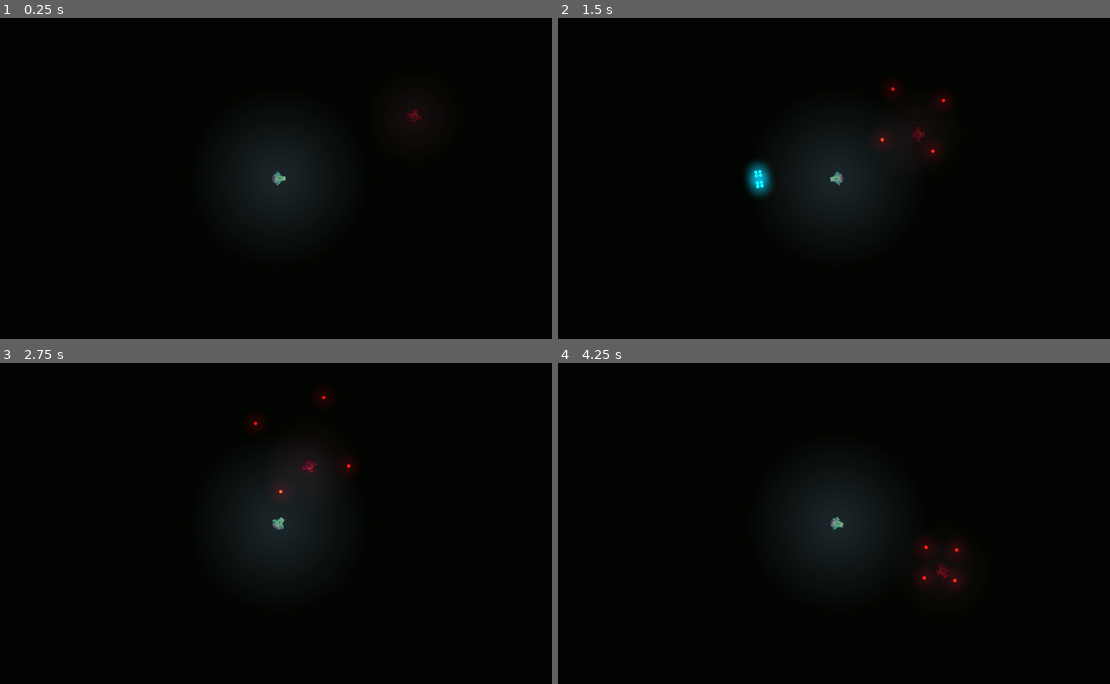
Above: before the commit, frames 1-4 (two rows, left to right).
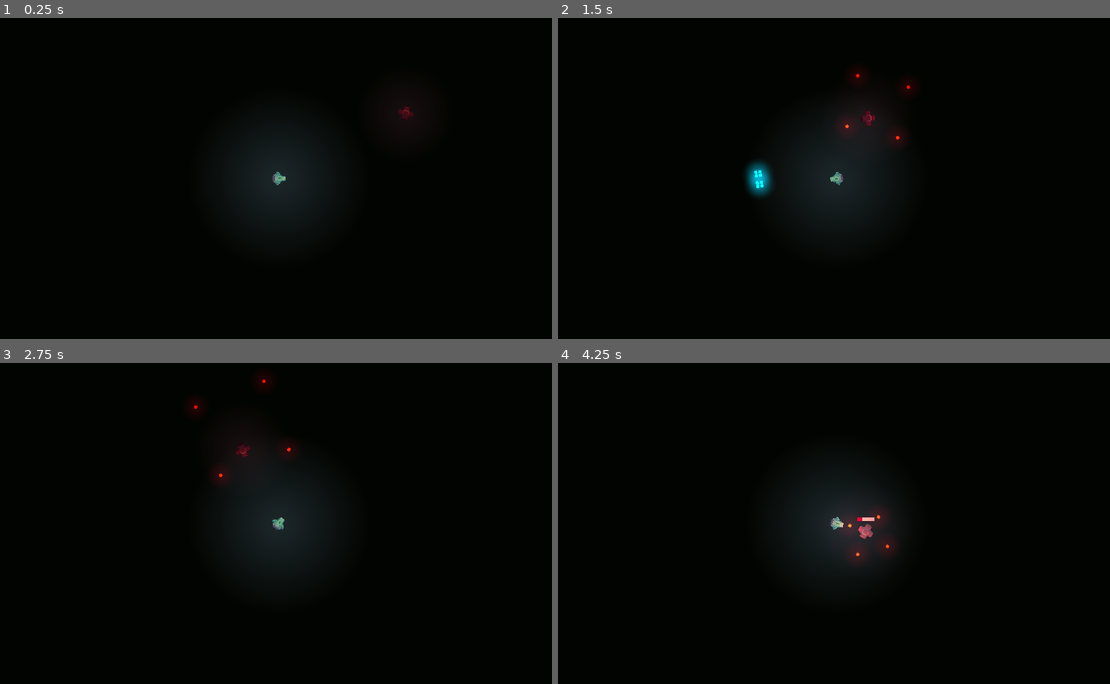
Above: after the commit, the same moments.

Repository: thggs/PeriodicStruggle
Game: Godot game, scene res://scenes/main.tscn
The game is run twice, just before and just after one commit, with the same random seed, the same clock (stepped at 60 frames per second) and the same inputs.
Inputs (mouse positions are in pixels of both pictures, inside the frame that each line leads up to):
- Up to frame 1 (0.25 s): no input
- Up to frame 2 (1.5 s): tap Enter at 0.5 s; move the mouse to (960, 162) at 0.52 s; hold D (move_right) 0.53-1.28 s; tap Space (shoot) at 0.6, 1.35 s; move the mouse to (723, 194) at 1.27 s; hold Down (move_down) from 1.28 s (still down)
- Up to frame 3 (2.75 s): move the mouse to (336, 452) at 2.02 s; release Down (move_down) at 2.03 s; hold D (move_right) from 2.03 s (still down); tap Space (shoot) at 2.1 s
- Up to frame 4 (4.25 s): move the mouse to (806, 587) at 2.77 s; release D (move_right) at 2.78 s; hold W (move_up) 2.78-3.53 s; tap Space (shoot) at 2.85, 3.6 s; move the mouse to (1010, 571) at 3.52 s; hold Left (move_left) from 3.53 s (still down)

The runs differ from the first frame. In frame 1, 0.1% of the frame differs, in the area x 72-77%, y 27-33%; in frame 2, 0.7%; in frame 3, 0.6%; in frame 4, 1.6%, in the area x 49-74%, y 45-71%.

Commit message:
FIx git cache

Diff:
--- a/scenes/prefabs/player.tscn
+++ b/scenes/prefabs/player.tscn
@@ -14,7 +14,7 @@
 [sub_resource type="CapsuleShape2D" id="CapsuleShape2D_btcpf"]
 height = 24.0
 
-[node name="CharacterBody2D" type="CharacterBody2D"]
+[node name="CharacterBody2D" type="CharacterBody2D" groups=["player"]]
 collision_mask = 10
 motion_mode = 1
 script = ExtResource("1_hh8nh")
--- a/scripts/enemy.gd
+++ b/scripts/enemy.gd
@@ -2,7 +2,7 @@
 
 signal attack
 
-@onready var player = get_tree().get_first_node_in_group("players")
+@onready var player = get_tree().get_first_node_in_group("player")
 
 @export var speed : float = 50
 @export var detection_range : float = 1000
--- a/scripts/player.gd
+++ b/scripts/player.gd
@@ -6,12 +6,9 @@
 
 signal shoot(bullet_speed)
 
-# I like to have these scenes start with obj_, to distinguish them from other similarly named variables
-
 @onready var gun = $Guns
 
 var use_mouse_and_keyboard = true
-var kin_body
 
 func _physics_process(_delta):
 
@@ -30,8 +27,6 @@
 
 	move_and_slide()
 
-func _on_hit():
-	print("Player got hit")
 
 func _process(_delta):
 	if Input.is_action_just_pressed("shoot"):
